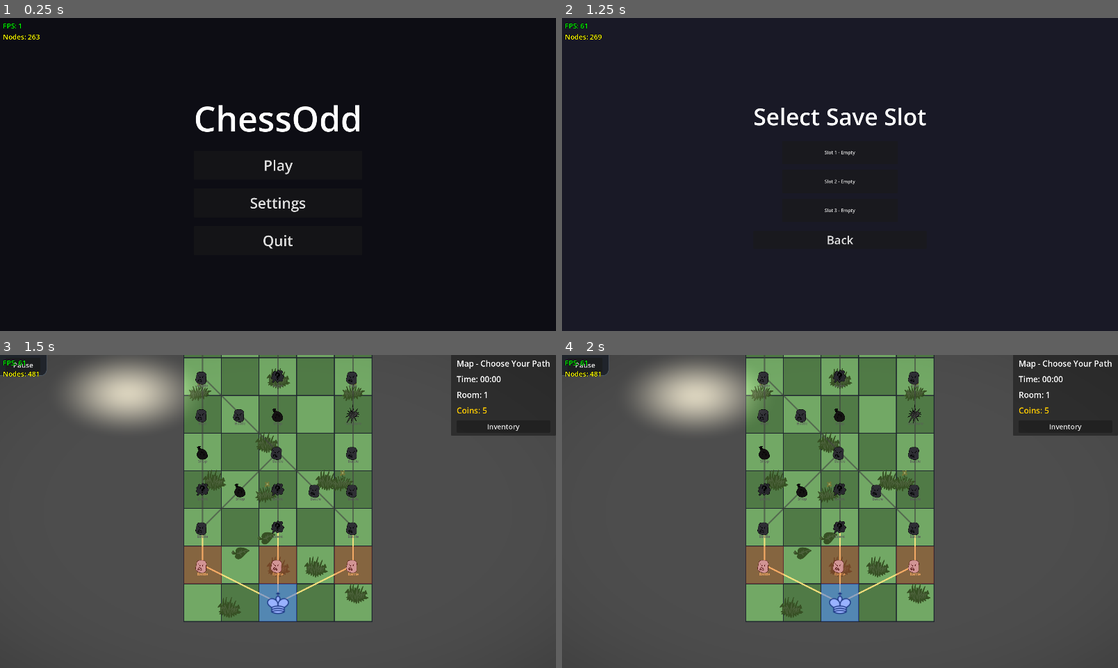
Above: before the commit, frames 1-4 (two rows, left to right).
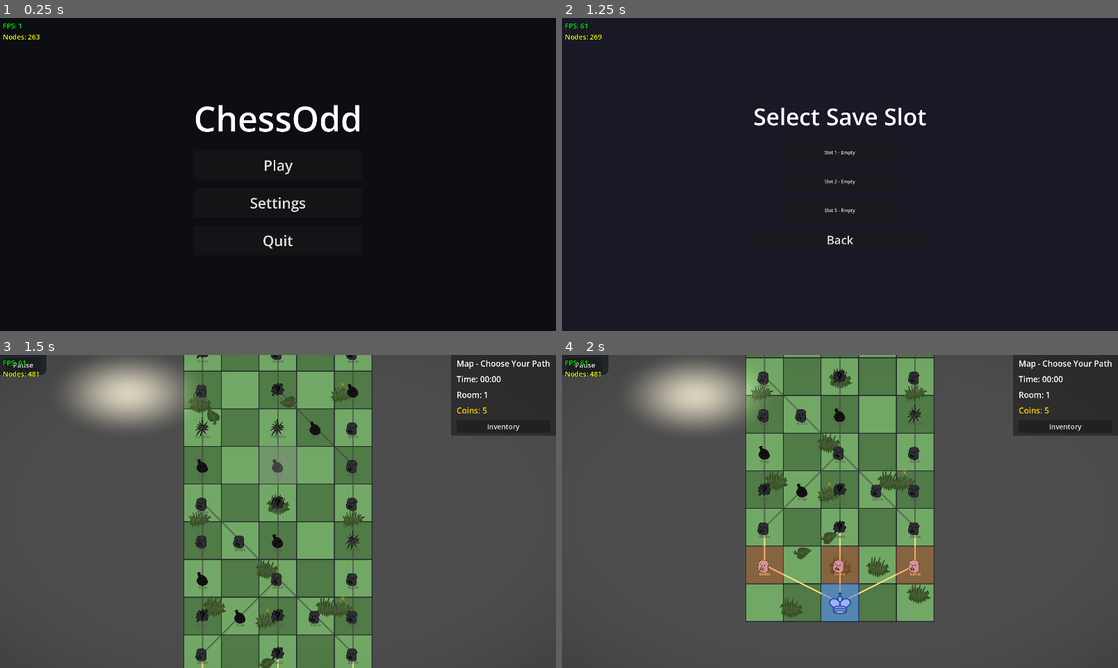
Above: after the commit, the same moments.

Repository: VAXVORTEX/Chessodd
Game: Godot game, scene res://Main.tscn
Same seed, same stepped clock (60 frames per second), same inputs: the game is played once before the commit and once after it.
Inputs:
- Up to frame 1 (0.25 s): no input
- Up to frame 2 (1.25 s): click "Play" at 0.5 s
- Up to frame 3 (1.5 s): click "Slot 1 - Empty" at 1.25 s
- Up to frame 4 (2 s): no input

Frames 1-2 are identical in both runs. In frame 3, 26% of the frame differs, in the area x 33-67%, y 0-100%; in frame 4, nothing differs.

Commit message:
fix: smooth map scroll, clear graveyard on new room, remove poop from graveyard, update graveyard hover overlap UI

Diff:
--- a/Main.gd
+++ b/Main.gd
@@ -672,13 +672,18 @@
 		hl.hide()
 		tex_rect.add_child(hl)
 
+		tex_rect.pivot_offset = Vector2(32, 32)
 		tex_rect.mouse_entered.connect(func():
 			hl.show()
-			show_custom_tooltip(get_dead_piece_tooltip(dead))
+			tex_rect.z_index = 10
+			var tween = create_tween()
+			tween.tween_property(tex_rect, "scale", Vector2(1.15, 1.15), 0.1)
 		)
 		tex_rect.mouse_exited.connect(func():
 			hl.hide()
-			hide_custom_tooltip()
+			tex_rect.z_index = 0
+			var tween = create_tween()
+			tween.tween_property(tex_rect, "scale", Vector2(1.0, 1.0), 0.1)
 		)
 		container.add_child(tex_rect)
 
@@ -1763,13 +1768,14 @@
 		var dead_title = PieceData.registry.get(piece.piece_type, {}).get("title", "?")
 		var dead_entry = {"tex": dead_tex, "type": piece.piece_type, "name": dead_title, "is_player": piece.is_player, "max_hp": piece.max_hp, "artifacts": piece.artifacts.duplicate()}
 
+		var is_junk = piece.piece_type == PieceType.POOP or piece.piece_type == PieceType.ROCK
 		if piece.is_player:
-			graveyard.append(dead_entry)
+			if not is_junk: graveyard.append(dead_entry)
 			player_pawns.erase(piece)
 			if player_pawns.is_empty():
 				trigger_game_over("Game Over! All pieces lost!")
 		elif bot_pawns.has(piece):
-			enemy_graveyard.append(dead_entry)
+			if not is_junk: enemy_graveyard.append(dead_entry)
 			bot_pawns.erase(piece)
 
 		if board.has(piece.grid_pos) and board[piece.grid_pos] == piece:
@@ -2630,7 +2636,8 @@
 
 	if map_scroll_tween and map_scroll_tween.is_running():
 		map_scroll_tween.kill()
-	board_node.position = target_pos
+	map_scroll_tween = create_tween()
+	map_scroll_tween.tween_property(board_node, "position", target_pos, 0.35).set_trans(Tween.TRANS_QUAD).set_ease(Tween.EASE_IN_OUT)
 
 func _get_node_pos_map() -> Dictionary:
 	var m = {}
@@ -2776,6 +2783,9 @@
 	tween.tween_callback(func(): start_map_node(n))
 
 func start_map_node(node):
+	graveyard.clear()
+	enemy_graveyard.clear()
+	update_graveyard_ui()
 	level = node.floor + 1
 	status_label.text = TranslationManager.translate("floor", [level])
 	match int(node.type):
